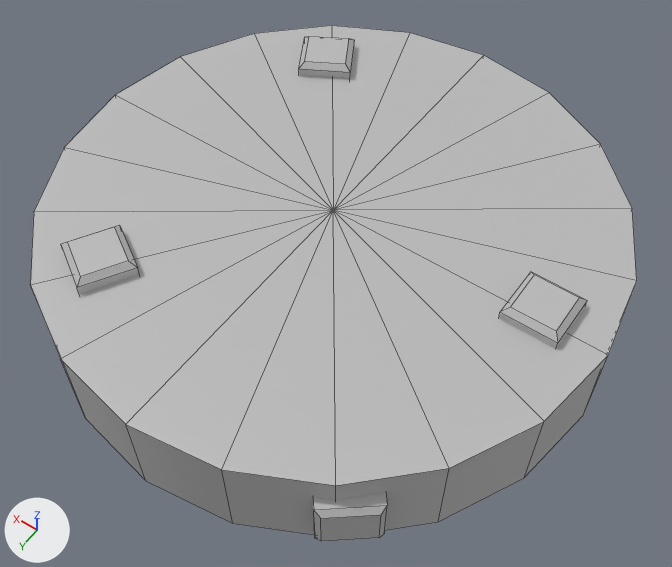
The FBX model SM_Roomba.fbx: old version first, new version second.
Both versions are drawn from a 50 mm camera at (-0.0636, 0.0883, 0.1577) aimed at (-0.004, 0.0048, 0.0265). Arrows for +X, +Y and +Z are at lower left; the lights stay in place. Mesh edges are drawn as thin lines. Where no turn or scale is listed for an object, it has been applied to the vertices.

In view in the first picture: 'Left_Nav', 'Left_top_nav', 'Right_top_nav', 'SM_Roomba_low', 'Top_nav'.
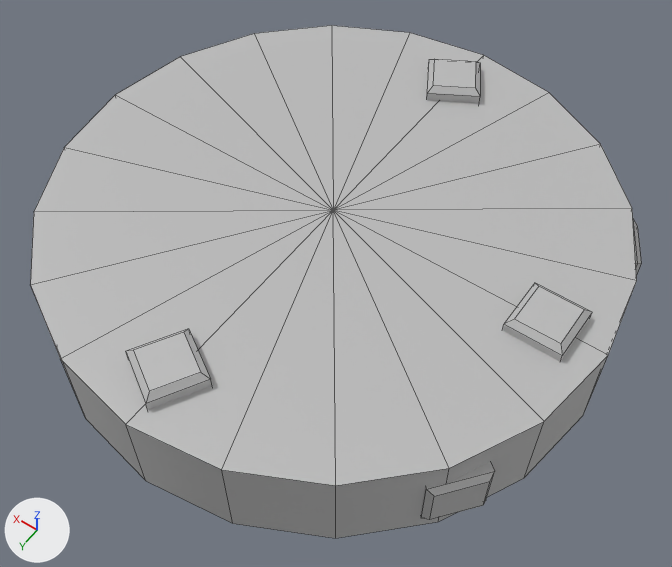
Commit message: roomba fix

Where the newer file only moved an object's origin or applied its transform, the numbers keep the older frame.

Patch to the scene script:
```diff
--- a/SM_Roomba.fbx.py
+++ b/SM_Roomba.fbx.py
@@ me_mesh_002 @@
 me_mesh_002.from_pydata(...)  # 12 vertices, 10 faces; spans x 0.00223..0.01169, y 0.07556..0.08401, z -0.005..0.005
 # used by ob_left_nav; location = (-0.0388, -0.0393, 0.0292)
+# me_mesh_002 part 1: the whole mesh is turned 11.8 degrees about the z axis through its middle, then moved by (-0.01037, -0.01254, 0.0)
 me_mesh_002.materials.append(mat_lambert1)
@@ ob_right_nav @@
 ob_right_nav.parent = ob_nav_meshes
-ob_right_nav.location = (-3.884, 2.919, 3.927)
+ob_right_nav.location = (-4.782, 2.919, 2.873)
 ob_right_nav.rotation_euler = (0.0, -1.621, 0.0)  # degrees (0, -93, 0)
@@ ob_top_nav @@
 ob_top_nav = bpy.data.objects.new('Top_nav', me_mesh_005)
-ob_top_nav.location = (-0.0395, -0.0014, 0.0399)
+ob_top_nav.location = (-0.0411, 0.0003, 0.0399)
@@ ob_left_top_nav @@
 ob_left_top_nav = bpy.data.objects.new('Left_top_nav', me_mesh_003)
-ob_left_top_nav.location = (0.0243, 0.0317, 0.0401)
+ob_left_top_nav.location = (0.0009, 0.041, 0.0401)
@@ ob_right_top_nav @@
 ob_right_top_nav = bpy.data.objects.new('Right_top_nav', me_mesh_004)
-ob_right_top_nav.location = (0.0243, 0.0317, 0.0401)
+ob_right_top_nav.location = (0.0002, 0.0232, 0.0401)
```

Boxes (x1, y1, x2, y2) around the edits, measured in the pictures (672 x 567 px):
'Left_top_nav', moved: before (61, 225, 139, 295); after (126, 329, 212, 410)
'Left_Nav', mesh turned: before (313, 493, 387, 541); after (421, 462, 495, 520)
'Top_nav', moved: before (499, 272, 587, 349); after (503, 283, 592, 362)
'Right_top_nav', moved: before (299, 36, 354, 79); after (427, 59, 480, 103)
'Right_Nav', moved (not visible before): after (633, 219, 641, 276)
